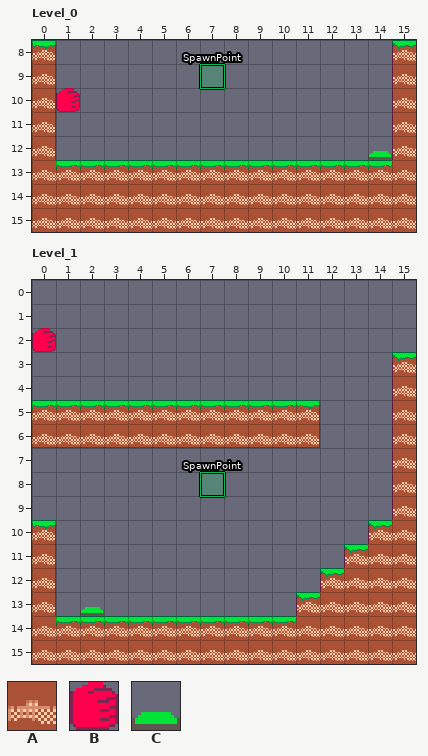
LDtk project: data/world.ldtk. That is the earlier state.
Cells are 16x16 px. Shown: Level_0 x 0..15, y 8..15; Level_1 x 0..15, y 0..15. The commit also changed other parts of the map, which this record leaves out.
Key: from "Collisions": A 1 "tiles"; from "Tiles": B 4, C 11.
_ is an empty cell.
Objects are placed by their top-left corner, in cells (3,4 is the top-left corner of cell 3,4); size is 1x1 cell unless given.
Layers that did not change in this view are not listed.
Objects on layer "Entities" before, Level_0:
B "RightFacingPuncher" at 1,10
C "End" at 14,12
"SpawnPoint" rectangle at 7,9
Layer "Collisions" before, Level_1, first column x 0:
 0 ________________
 1 ________________
 2 ________________
 3 _______________A
 4 _______________A
 5 AAAAAAAAAAAA___A
 6 AAAAAAAAAAAA___A
 7 _______________A
 8 _______________A
 9 _______________A
10 A_____________AA
11 A____________AAA
12 A___________AAAA
13 A__________AAAAA
14 AAAAAAAAAAAAAAAA
15 AAAAAAAAAAAAAAAA
Objects on layer "Entities" before, Level_1:
"SpawnPoint" rectangle at 7,8
C "End" at 2,13
B "RightFacingPuncher" at 0,2
After:
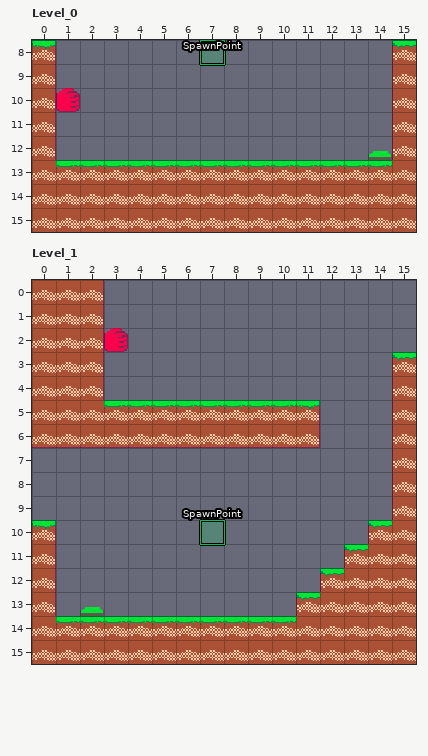
Edits made:
Changed rows in their new state; . is an unchanged cell.
Layer "Entities", Level_0:
added: "SpawnPoint" rectangle at 7,8
removed: "SpawnPoint" rectangle at 7,9
Layer "Collisions", Level_1:
first column x 0:
 0 AAA
 1 AAA
 2 AAA
 3 AAA
 4 AAA
Layer "Entities", Level_1:
changed: "SpawnPoint" rectangle at 7,8 -> "SpawnPoint" rectangle at 7,10
changed: B "RightFacingPuncher" at 0,2 -> B "RightFacingPuncher" at 3,2
